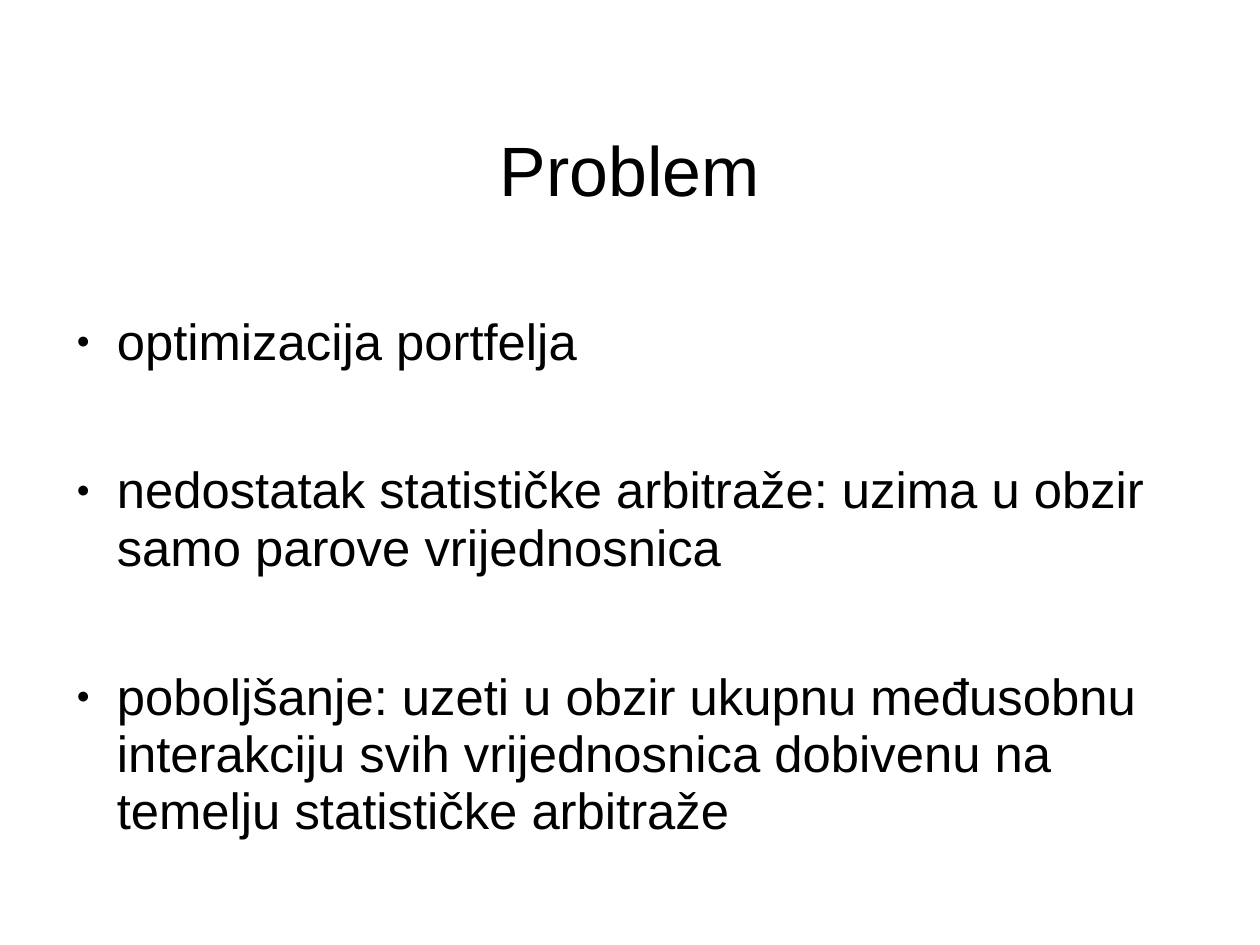
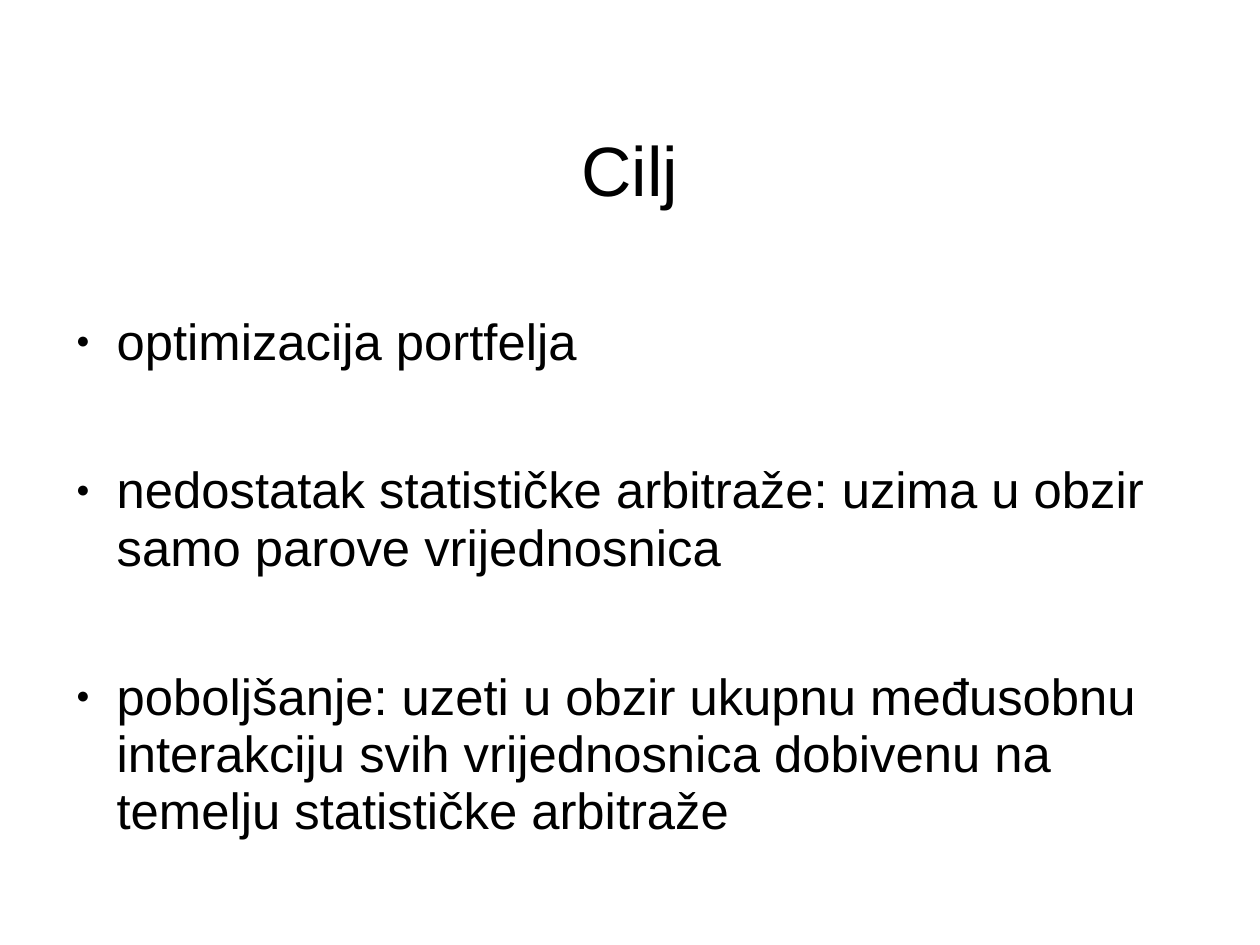
Before and after one commit to mrlovre/diplomski, a slide deck: slide 2 of dira/13-Mrcela-prezentacija.ppt. Drawn at 1260x945 pixels with LibreOffice and Linux fonts; fonts in the diff are those of the drawing. Boxes give left, top, right and bottom in pixels: in the first picture for what was removed or moved away, otherwise in the second. Text is boxed around its words. In the diff, an @@ line names an element or a change of style, - is before the commit and + after.

```diff
--- a/dira/13-Mrcela-prezentacija.ppt
+++ b/dira/13-Mrcela-prezentacija.ppt
@@ title at <box>581,145,678,209</box>: text changed @@
-Problem
+Cilj
```
Also in this commit, not shown: 1 other slide changed, 2 slides added, 2 slides removed, 4 other files.
